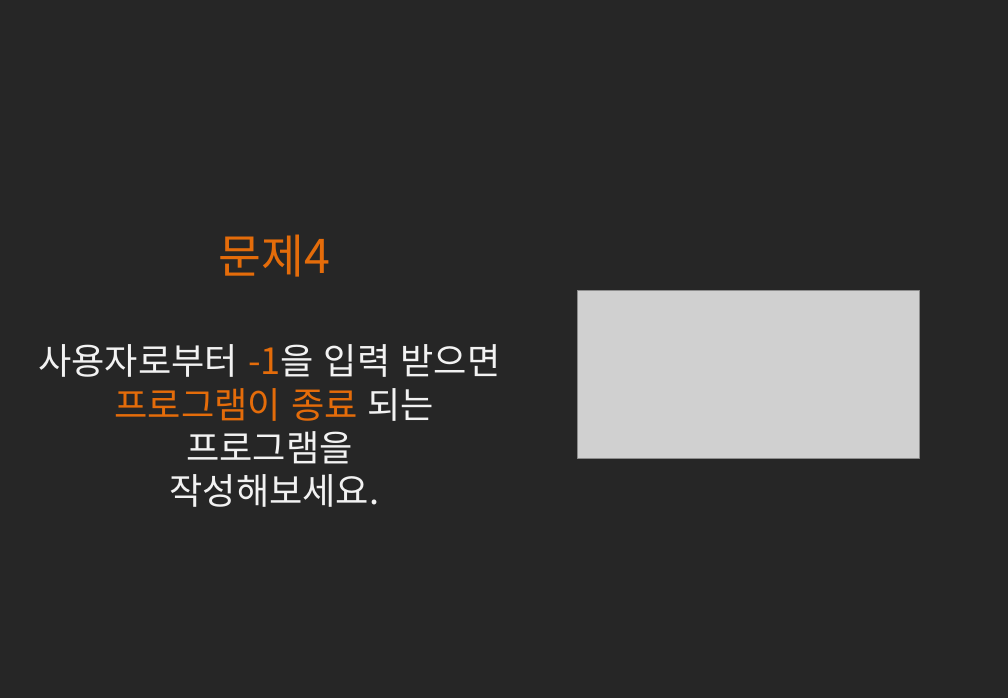
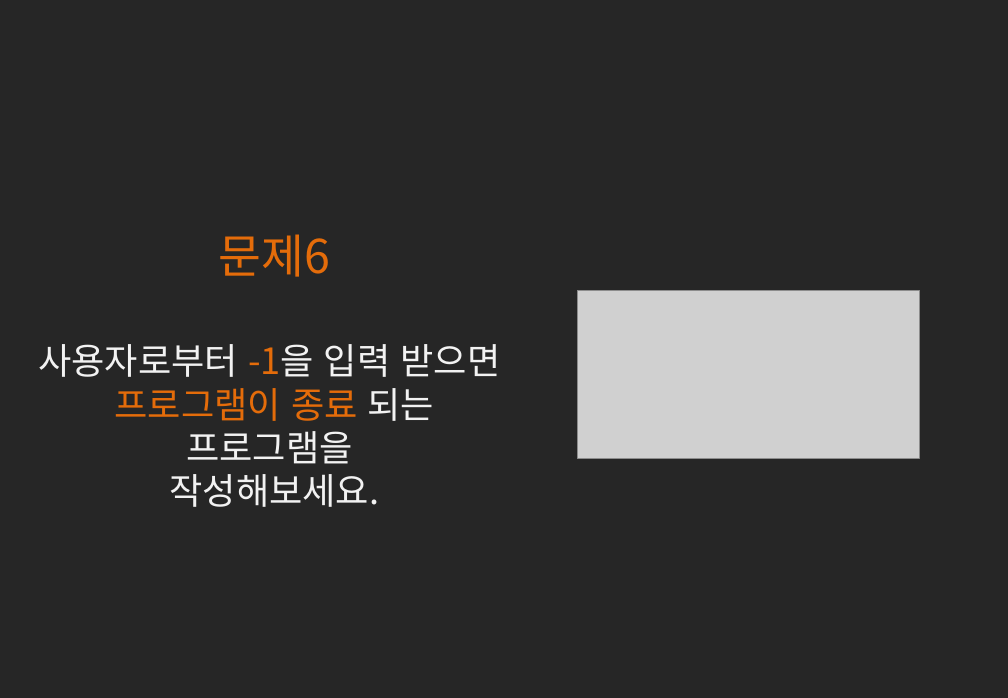
Before and after one commit to kwonkijun/python, a slide deck: slide 9 of 2021작심두달웹크롤링/웹크롤링(PPT)/작심두달 웹크롤링 멘토링 수업 - 1. 파이썬 기초 문제.pptx (slide 7 before the commit). Drawn at 1008x698 pixels with LibreOffice and Linux fonts; fonts in the diff are those of the drawing; grey boxes stand for pictures. Boxes give left, top, right and bottom in pixels: in the first picture for what was removed or moved away, otherwise in the second. Text is boxed around its words. In the diff, an @@ line names an element or a change of style, - is before the commit and + after.

```diff
--- a/2021작심두달웹크롤링/웹크롤링(PPT)/작심두달 웹크롤링 멘토링 수업 - 1. 파이썬 기초 문제.pptx
+++ b/2021작심두달웹크롤링/웹크롤링(PPT)/작심두달 웹크롤링 멘토링 수업 - 1. 파이썬 기초 문제.pptx
@@ text at <box>219,234,330,277</box>: text changed @@
-문제4
+문제6
```
Also in this commit, not shown: 8 other slides changed, 6 slides added, 3 other files.
